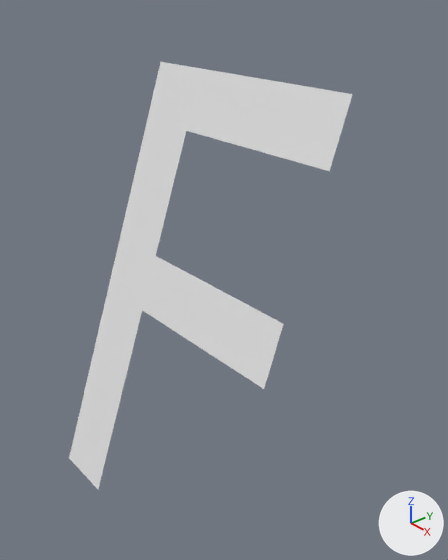
Renders of the Blender file assets/alphabet/F.blend from each side of a commit.
The view is the same before and after, from a camera (50 mm lens) standing at (0.533, -0.346, 0.766) and looking at (-0.068, 0.18, 0.367). Arrows for +X, +Y and +Z are at lower right; the lights stay in place.

Names of what the first picture shows: 'Text'.
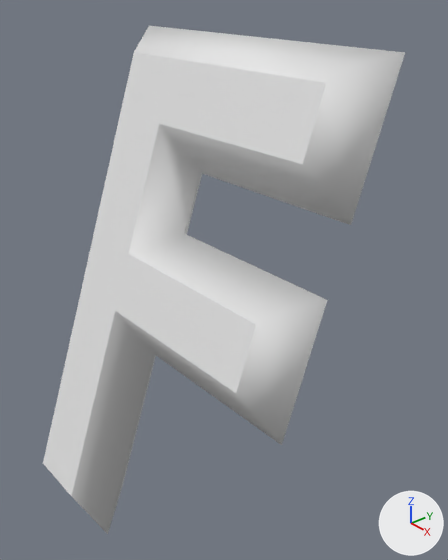
What the commit changed:
In text 'Text' (txt_text), bevel_resolution is now set to 0.
In text 'Text' (txt_text), bevel_depth is now set to 0.05.

Location of each change, [x1, y1, x2, y2] in pixels of the pictures (448 x 560 px):
'Text', reshaped (27% wider, 19% taller): before [69, 62, 353, 489]; after [43, 26, 405, 534]
